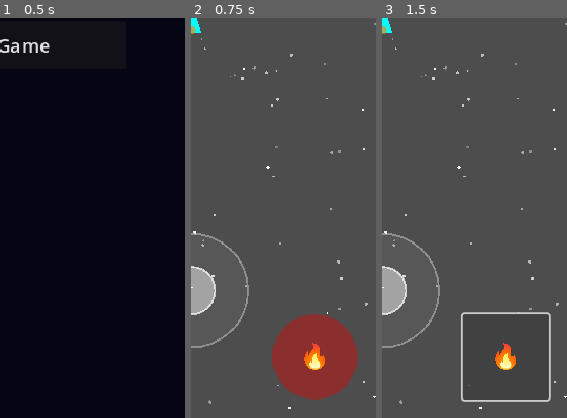
Above: before the commit, frames 1-3 (left to right).
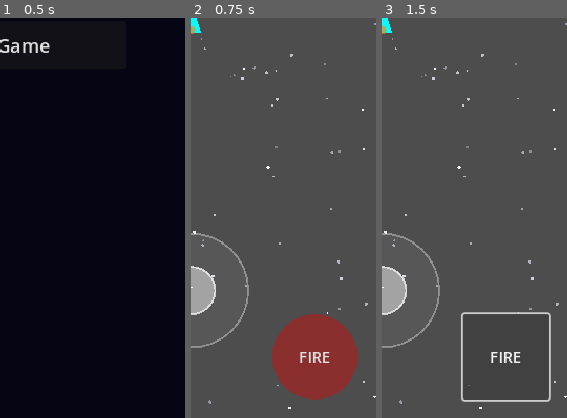
Above: after the commit, the same moments.

Repository: ichizh8/space-game-rt
Game: Godot game, scene res://scenes/main_menu.tscn
Same seed, same stepped clock (60 frames per second), same inputs: the game is played once before the commit and once after it.
Inputs (mouse positions are % of the whole screen's width and height, from its top left):
- Up to frame 1 (0.5 s): no input
- Up to frame 2 (0.75 s): click "New Game" at 0.5 s
- Up to frame 3 (1.5 s): click (83, 92) at 1.25 s, where only the run after the commit has a clickable "FIRE"
The pictures show only the part of the screen within x 50-100%, y 50-100%; the shares and areas given below are measured in that part.

Frame 1 is identical in both runs. In frame 2, 0.6% of the frame differs, in the area x 58-76%, y 81-88%; in frame 3, 0.6%.

Commit message:
v12: call_deferred queue_free in physics callbacks, fix fire btn text

Diff:
--- a/scripts/bullet.gd
+++ b/scripts/bullet.gd
@@ -25,20 +25,20 @@
 	if is_player_bullet and body.is_in_group("enemies"):
 		if body.has_method("take_damage"):
 			body.take_damage(damage)
-		queue_free()
+		call_deferred("queue_free")
 	elif not is_player_bullet and body.is_in_group("player"):
 		GameState.take_damage(damage)
-		queue_free()
+		call_deferred("queue_free")
 
 
 func _on_area_entered(area: Area2D) -> void:
 	if is_player_bullet and area.is_in_group("enemies"):
 		if area.has_method("take_damage"):
 			area.take_damage(damage)
-		queue_free()
+		call_deferred("queue_free")
 	elif not is_player_bullet and area.is_in_group("player"):
 		GameState.take_damage(damage)
-		queue_free()
+		call_deferred("queue_free")
 
 
 func _draw() -> void:
--- a/scripts/enemy.gd
+++ b/scripts/enemy.gd
@@ -111,12 +111,13 @@
 
 func _die() -> void:
 	is_dead = true
-	# Drop random resources
+	set_physics_process(false)
+	set_process(false)
 	var drop_types := ["ore", "crystal", "scrap", "fuel"]
 	var drop_type: String = drop_types[randi() % drop_types.size()]
 	var drop_amount: int = randi_range(5, 10)
 	GameState.add_resource(drop_type, drop_amount)
-	queue_free()
+	call_deferred("queue_free")
 
 
 func _get_player() -> Node2D:
--- a/scripts/hud.gd
+++ b/scripts/hud.gd
@@ -103,8 +103,8 @@
 
 	# Fire button (bottom-right) — styled Button
 	var fire_btn := Button.new()
-	fire_btn.text = "🔥"
-	fire_btn.add_theme_font_size_override("font_size", 32)
+	fire_btn.text = "FIRE"
+	fire_btn.add_theme_font_size_override("font_size", 16)
 	fire_btn.anchor_left = 1.0
 	fire_btn.anchor_right = 1.0
 	fire_btn.anchor_top = 1.0
Not shown, changed: web-export/index.html
Not shown, changed: web-export/index.pck
